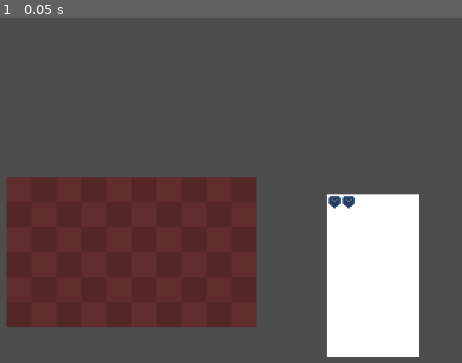
Above: before the commit, frame 1.
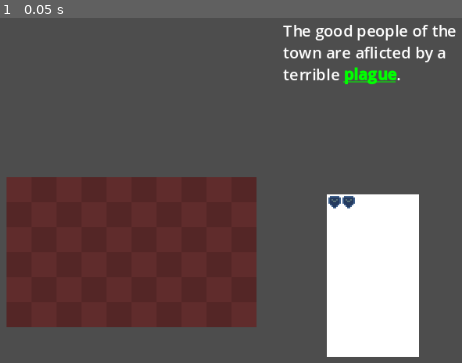
Above: after the commit, the same moment.

Repository: ObliteratedEntertainment/LudumDare54
Game: Godot game, scene res://main.tscn
Two runs of this game, one before a commit and one after it. Both use one fixed random seed, a clock stepped at 60 frames per second and the inputs below.
Inputs:
- Up to frame 1 (0.05 s): no input

The runs differ from the first frame. In frame 1, 1.8% of the frame differs, in the area x 61-99%, y 2-20%.

Commit message:
Add initial quest dialog screen

Diff:
--- a/main.tscn
+++ b/main.tscn
@@ -1,9 +1,11 @@
-[gd_scene load_steps=5 format=3 uid="uid://cqlvmmdix1v1d"]
+[gd_scene load_steps=7 format=3 uid="uid://cqlvmmdix1v1d"]
 
 [ext_resource type="PackedScene" uid="uid://br7aoq0w2kfm1" path="res://ui/inventory/inventory.tscn" id="1_c6u1d"]
 [ext_resource type="PackedScene" uid="uid://djtrj5g657g3j" path="res://ui/guild_inventory/guild_inventory.tscn" id="2_lbyju"]
 [ext_resource type="PackedScene" uid="uid://634q8wglwew8" path="res://ui/drag_item.tscn" id="3_7hncm"]
 [ext_resource type="PackedScene" uid="uid://tqthhc2qhn71" path="res://items/cross.tscn" id="3_stofg"]
+[ext_resource type="Script" path="res://ui/quest/LoreTextLabel.gd" id="5_154nt"]
+[ext_resource type="PackedScene" uid="uid://bob63c27f5ltm" path="res://quests/holy_quest.tscn" id="6_yl8le"]
 
 [node name="Main" type="Control"]
 layout_mode = 3
@@ -36,9 +38,30 @@
 
 [node name="DragItem" parent="DragAndDropContainer" instance=ExtResource("3_7hncm")]
 
+[node name="QuestContainer" type="Control" parent="."]
+anchors_preset = 0
+offset_left = -6.0
+offset_top = -54.0
+offset_right = 72.0
+offset_bottom = 35.0
+
+[node name="HolyQuest" parent="QuestContainer" instance=ExtResource("6_yl8le")]
+
+[node name="LoreTextLabel" type="RichTextLabel" parent="QuestContainer" node_paths=PackedStringArray("quest")]
+layout_mode = 0
+offset_right = 127.0
+offset_bottom = 87.0
+theme_override_font_sizes/normal_font_size = 10
+theme_override_font_sizes/bold_font_size = 10
+bbcode_enabled = true
+scroll_following = true
+script = ExtResource("5_154nt")
+quest = NodePath("../HolyQuest")
+
 [connection signal="ended_dragging" from="DragAndDropContainer/Inventory" to="DragAndDropContainer/DragItem" method="hide_dragging"]
 [connection signal="started_dragging" from="DragAndDropContainer/Inventory" to="DragAndDropContainer/DragItem" method="show_dragging"]
 [connection signal="ended_dragging" from="DragAndDropContainer/GuildInventory" to="DragAndDropContainer/DragItem" method="hide_dragging"]
 [connection signal="started_dragging" from="DragAndDropContainer/GuildInventory" to="DragAndDropContainer/DragItem" method="show_dragging"]
+[connection signal="meta_clicked" from="QuestContainer/LoreTextLabel" to="QuestContainer/LoreTextLabel" method="_on_meta_clicked"]
 
 [editable path="DragAndDropContainer/GuildInventory"]
--- a/quests/base/lore.gd
+++ b/quests/base/lore.gd
@@ -1,4 +1,5 @@
 extends Node2D
+class_name Lore
 
 @export var text:String
 
--- a/quests/base/quest.gd
+++ b/quests/base/quest.gd
@@ -1,7 +1,9 @@
 extends Node2D
+class_name Quest
 
+@onready var icon = $Icon
 @onready var requirements = $StatRequiements
-@onready var icon = $Icon
+@onready var lore = $Lore
 @onready var rewards = $Rewards
 
 @export var region:Region.RegionType
--- a/quests/holy_quest.tscn
+++ b/quests/holy_quest.tscn
@@ -11,7 +11,7 @@
 amount = 30
 
 [node name="Lore" parent="." index="2"]
-text = "The good people of the town are aflicted by a terrible plauge."
+text = "The good people of the town are aflicted by a terrible plague."
 
 [node name="plague" type="Node2D" parent="Lore" index="0"]
 script = ExtResource("3_i4enc")
--- /dev/null
+++ b/ui/quest/LoreTextLabel.gd
@@ -0,0 +1,31 @@
+extends RichTextLabel
+
+const lore_pattern = "lore"
+const meta_template = "[b][color=green][url]lore[/url][/color][/b]"
+const stat_pattern = "stat"
+const stat_template = "[b][color=orange]stat[/color][/b]"
+
+@export var quest:Quest
+var lores:Array[Lore]
+
+# Called when the node enters the scene tree for the first time.
+func _ready():
+	lores.append(quest.lore)
+	add_lore_text(quest.lore)
+
+func add_lore_text(lore:Lore):
+	var richtext = lore.text
+	for s in ItemStats.Stat:
+			richtext = richtext.replacen(s, stat_template.replace(stat_pattern, s))
+	for sub in lore.get_children():
+		richtext = richtext.replace(sub.name, meta_template.replace(lore_pattern, sub.name))
+		lores.append(sub)
+	append_text(richtext)
+
+func _on_meta_clicked(meta):
+	for l in lores:
+		var n = l.name
+		if l.name == meta:
+			append_text("\n")
+			add_lore_text(l)
+			break
Not shown: 1 places in quests/base/region.tscn that only renumber resources
